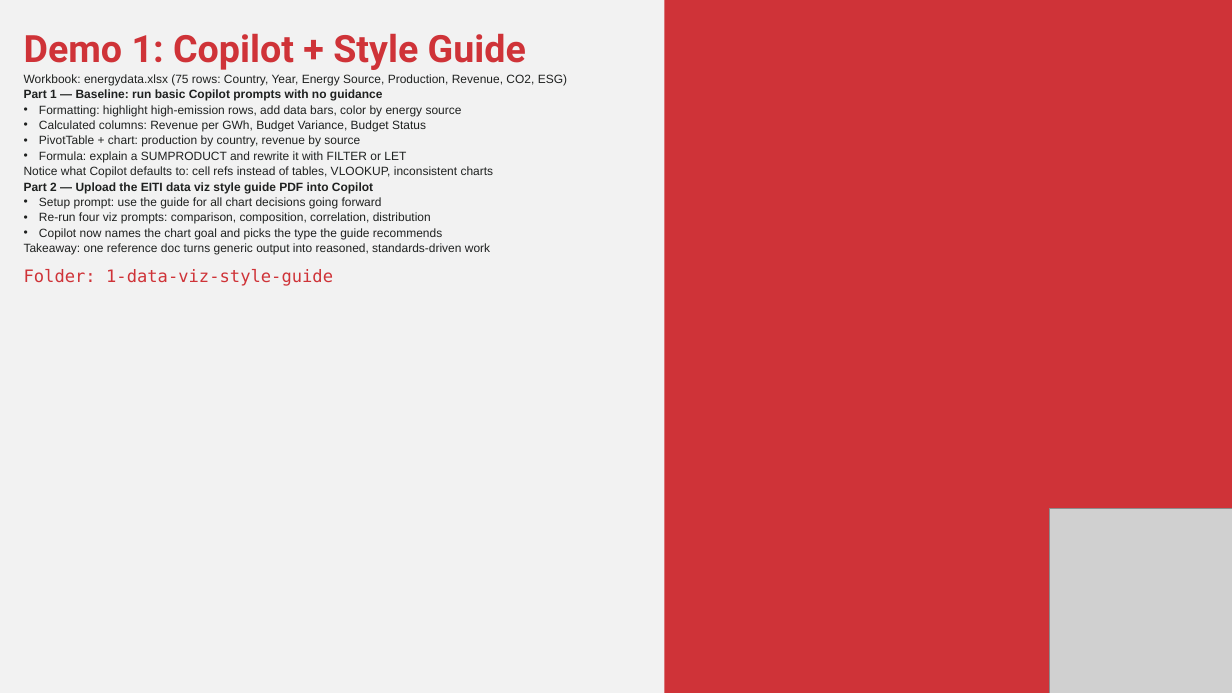
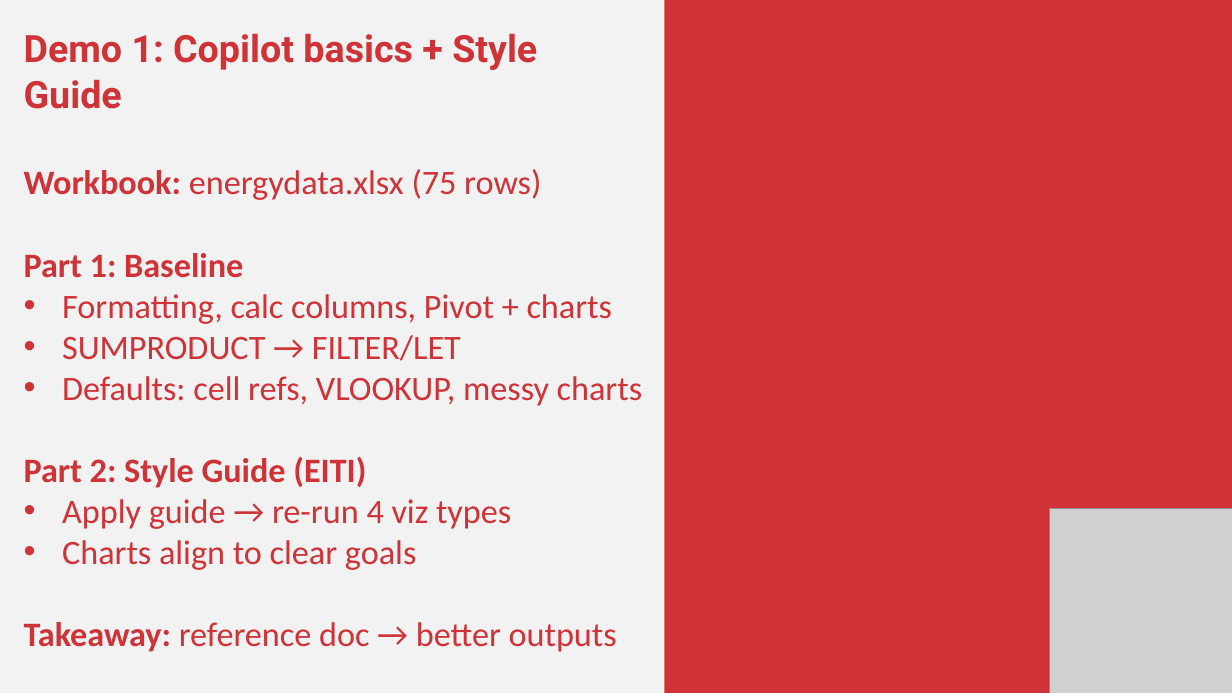
Before and after one commit to stringfestdata/ai-for-excel-in-a-week-may-2026, a slide deck: slide 5 of day-3-copilot-in-excel/day-3-copilot.pptx (slide 6 before the commit). Drawn at 1232x693 pixels with LibreOffice and Linux fonts; fonts in the diff are those of the drawing; grey boxes stand for pictures. Boxes give left, top, right and bottom in pixels: in the first picture for what was removed or moved away, otherwise in the second. Text is boxed around its words. In the diff, an @@ line names an element or a change of style, - is before the commit and + after.

```diff
--- a/day-3-copilot-in-excel/day-3-copilot.pptx
+++ b/day-3-copilot-in-excel/day-3-copilot.pptx
@@ text at [24, 33, 642, 652]: text changed; size 14 to 40 pt; font Arial to Calibri; text colour #1F2120 to #CF3338 @@
-Demo 1: Copilot + Style Guide
-Workbook: energydata.xlsx (75 rows: Country, Year, Energy Source, Production, Revenue, CO2, ESG)
-Part 1 — Baseline: run basic Copilot prompts with no guidance
-• Formatting: highlight high-emission rows, add data bars, color by energy source
-• Calculated columns: Revenue per GWh, Budget Variance, Budget Status
-• PivotTable + chart: production by country, revenue by source
-• Formula: explain a SUMPRODUCT and rewrite it with FILTER or LET
-Notice what Copilot defaults to: cell refs instead of tables, VLOOKUP, inconsistent charts
-Part 2 — Upload the EITI data viz style guide PDF into Copilot
-• Setup prompt: use the guide for all chart decisions going forward
-• Re-run four viz prompts: comparison, composition, correlation, distribution
-• Copilot now names the chart goal and picks the type the guide recommends
-Takeaway: one reference doc turns generic output into reasoned, standards-driven work
-Folder: 1-data-viz-style-guide
+Demo 1: Copilot basics + Style Guide
+Workbook: energydata.xlsx (75 rows)
+Part 1: Baseline
+• Formatting, calc columns, Pivot + charts
+• SUMPRODUCT → FILTER/LET
+• Defaults: cell refs, VLOOKUP, messy charts
+Part 2: Style Guide (EITI)
+• Apply guide → re-run 4 viz types
+• Charts align to clear goals
+Takeaway: reference doc → better outputs
```
Also in this commit, not shown: 3 other slides changed, 1 slide removed.
